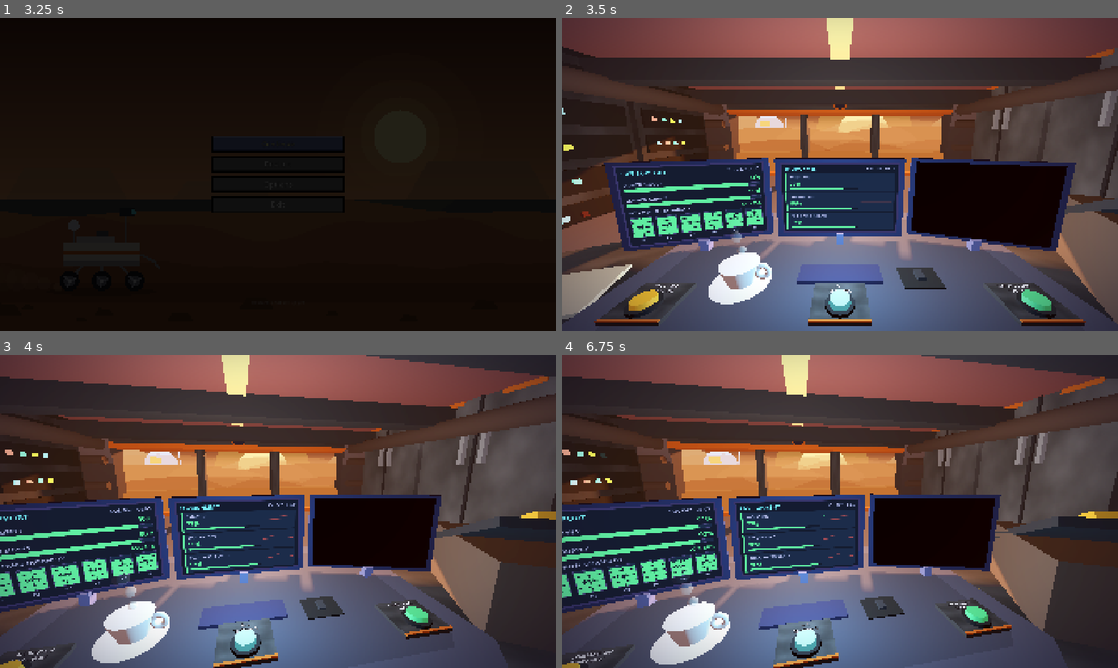
Above: before the commit, frames 1-4 (two rows, left to right).
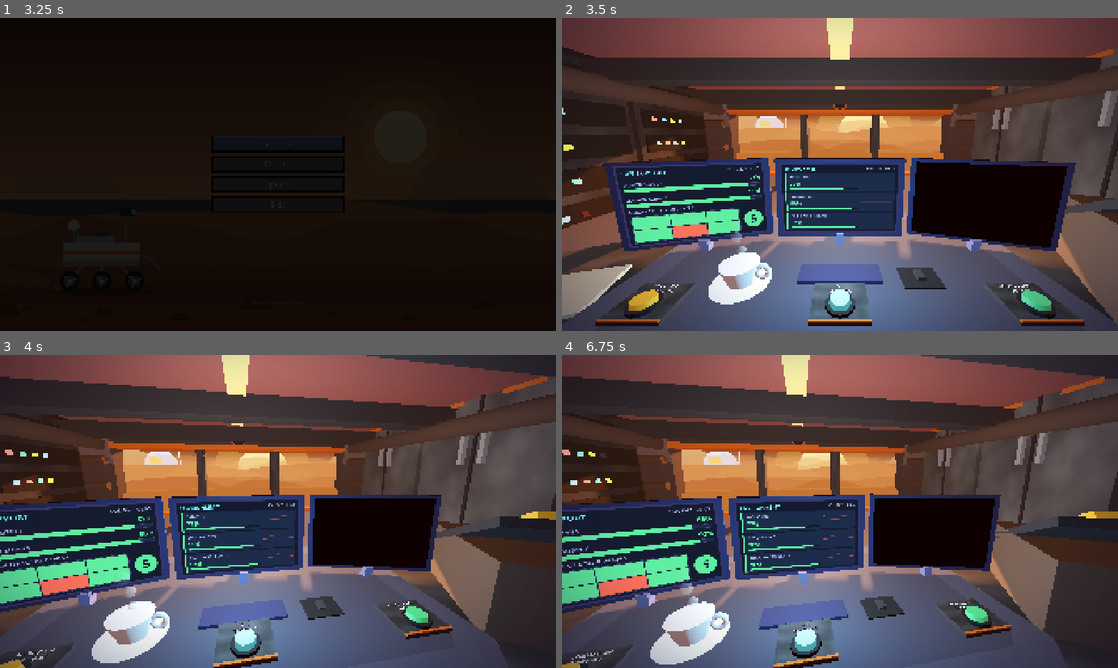
Above: after the commit, the same moments.

Repository: PolarLordStar/junior-astruonaut-mission-trainer
Game: Godot game, scene res://main_menu.tscn
Same seed, same stepped clock (60 frames per second), same inputs: the game is played once before the commit and once after it.
Inputs (mouse positions are in pixels of both pictures, inside the frame that each line leads up to):
- Up to frame 1 (3.25 s): click "Restart" at 0.5 s; click "Restart" at 1.25 s; click "Restart" at 2 s; click "Continue" at 2.75 s
- Up to frame 2 (3.5 s): no input
- Up to frame 3 (4 s): move the mouse to (400, 495) at 3.52 s; click (400, 495) at 3.67 s
- Up to frame 4 (6.75 s): move the mouse to (728, 527) at 4.27 s; click (728, 527) at 4.42 s; move the mouse to (895, 442) at 5.02 s; click (895, 442) at 5.17 s; move the mouse to (812, 574) at 5.77 s; click (812, 574) at 5.92 s; move the mouse to (1006, 558) at 6.52 s; click (1006, 558) at 6.67 s

Frame 1 is identical in both runs. In frame 2, 1.3% of the frame differs, in the area x 12-37%, y 50-73%; in frame 3, 1.7%; in frame 4, 1.8%, in the area x 0-29%, y 51-80%.

Commit message:
Solar monitor display

Diff:
--- a/main/game/room/scripts/ScreenUI.gd
+++ b/main/game/room/scripts/ScreenUI.gd
@@ -15,8 +15,12 @@
 ##   │   ├ Header (HBox): TitleLabel, ClockLabel
 ##   │   ├ PowerMeter   (StatusMeter instance, room/status_meter.tscn)
 ##   │   ├ OxygenMeter  (StatusMeter instance)
-##   │   ├ PanelsHeader (HBox): PanelsTitle, PanelsAvgLabel
-##   │   └ PanelCells (HBox): Panel1 ... Panel6 (SolarPanelCell instances, room/solar_panel_cell.tscn)
+##   │   ├ PanelsHeader (HBox): PanelsTitle
+##   │   └ PanelsRow (HBox)
+##   │     ├ GridBox (PanelContainer, the frame around the grid)
+##   │     │ └ PanelCells (GridContainer, 3 columns x 2 rows): Panel1 ... Panel6 (SolarPanelCell instances,
+##   │     │               room/solar_panel_cell.tscn; Panel1-3 are the top row, Panel4-6 the bottom row)
+##   │     └ CountCircle (Panel drawn as a circle): CountLabel   <- the number of working panels, 0-6
 ##   └ Frame (Panel, the blue border)
 
 # Shared colours and thresholds (also used by StatusMeter and SolarPanelCell).
@@ -32,18 +36,22 @@
 # Values pushed in by control_room.gd every frame.
 var power := 100.0
 var oxygen := 100.0
-var panels: Array[float] = [100.0, 100.0, 100.0, 100.0, 100.0, 100.0]
+var panels: Array[bool] = [true, true, true, true, true, true]   # true = that solar panel works
 var sol := 1
 var clock_s := 0.0
 
 @onready var clock_label: Label = %ClockLabel
 @onready var power_meter: StatusMeter = %PowerMeter
 @onready var oxygen_meter: StatusMeter = %OxygenMeter
-@onready var panels_avg_label: Label = %PanelsAvgLabel
+@onready var count_circle: Panel = %CountCircle
+@onready var count_label: Label = %CountLabel
 @onready var _cells: Array[Node] = %PanelCells.get_children()
 
+# "Local to Scene" in the .tscn, so the circle has its own copy to recolour.
+@onready var _circle_style := count_circle.get_theme_stylebox("panel") as StyleBoxFlat
 
-## Green at 70 % and above, amber (yellowish) 50-69 %, red below 50 %.
+
+## Green at 70 % and above, amber (yellowish) 50-69 %, red below 50 %. (Power and oxygen bars.)
 static func level_color(v: float) -> Color:
 	if v < 50.0:
 		return RED
@@ -52,16 +60,24 @@
 	return GREEN
 
 
+## Colour of the "number of working solar panels" circle: 0-2 red, 3-4 amber (yellowish), 5-6 green.
+static func count_color(working: int) -> Color:
+	if working <= 2:
+		return RED
+	if working <= 4:
+		return AMBER
+	return GREEN
+
+
 func _process(_delta: float) -> void:
 	clock_label.text = "SOL %03d · %02d:%02d" % [sol, int(clock_s / 3600.0), int(fmod(clock_s, 3600.0) / 60.0)]
 	power_meter.set_value(power)
 	oxygen_meter.set_value(oxygen)
-	var avg := 0.0
+	var working := 0
 	for i in _cells.size():
-		var v: float = panels[i] if i < panels.size() else 0.0
-		(_cells[i] as SolarPanelCell).set_value(v)
-	for p in panels:
-		avg += p
-	avg /= maxf(1.0, float(panels.size()))
-	panels_avg_label.text = "AVG %d%%" % roundi(avg)
-	panels_avg_label.add_theme_color_override("font_color", level_color(avg))
+		var ok: bool = panels[i] if i < panels.size() else false
+		(_cells[i] as SolarPanelCell).set_working(ok)
+		if ok:
+			working += 1
+	count_label.text = str(working)
+	_circle_style.bg_color = count_color(working)
--- a/main/game/room/scripts/power_sensor.gd
+++ b/main/game/room/scripts/power_sensor.gd
@@ -47,7 +47,8 @@
 	if _tick >= 0.25:
 		_tick = 0.0
 		_noise = randf_range(-1.2, 1.2)
-	var avg := _panels.value if _panels != null else 90.0
+	# the panels report how many of the 6 work (0-6); turn that into 0-100 for the power maths
+	var avg := (_panels.value / maxf(_panels.max_value, 0.01) * 100.0) if _panels != null else 90.0
 	var dust := _storm.dust_amt if _storm != null else 0.0
 	var sun := 1.0 - 0.55 * clampf(dust, 0.0, 1.0)
 	_base = move_toward(_base, (avg * 0.9 + 10.0) * sun, delta * 4.0)
--- a/main/game/room/scripts/solar_panel_cell.gd
+++ b/main/game/room/scripts/solar_panel_cell.gd
@@ -1,41 +1,14 @@
 class_name SolarPanelCell
-extends VBoxContainer
-## One solar panel on the Life Support monitor: a box that fills from the bottom, the % inside it
-## and the panel name (P1, P2 ...) under it. The border blinks red when the panel is below 25 %.
-## All the nodes are in room/solar_panel_cell.tscn; StatusScreen (ScreenUI.gd) feeds it with set_value().
-##
-## Node tree (room/solar_panel_cell.tscn):
-##   SolarPanelCell (VBox)
-##   ├ Cell (Control)
-##   │ ├ Bar (ProgressBar, fills bottom to top)
-##   │ ├ Grid (the solar-cell lines: Line1 .. Line3, LineV)
-##   │ ├ PercentLabel
-##   │ └ Frame (Panel, the border)
-##   └ NameLabel
+extends ColorRect
+## One solar panel on the Life Support monitor: a plain rectangle, green when the panel works
+## and red when it does not. Nothing else (no name, no number, no grid).
+## StatusScreen (ScreenUI.gd) feeds it with set_working(). The node is in room/solar_panel_cell.tscn.
 
-var value := 100.0
-
-@onready var percent_label: Label = %PercentLabel
-@onready var bar: ProgressBar = %Bar
-@onready var frame: Panel = %Frame
-
-# Both are "Local to Scene" in the .tscn, so every panel has its own copy to recolour.
-@onready var _fill := bar.get_theme_stylebox("fill") as StyleBoxFlat
-@onready var _frame_style := frame.get_theme_stylebox("panel") as StyleBoxFlat
-
-var _t := 0.0
+var working := true
 
 
-func set_value(v: float) -> void:
-	value = clampf(v, 0.0, 100.0)
-	bar.value = value
-	_fill.bg_color = ScreenUI.level_color(value)
-	percent_label.text = "%d%%" % roundi(value)
-	var text_col: Color = ScreenUI.BG if value > 55.0 else ScreenUI.WHITE
-	percent_label.add_theme_color_override("font_color", text_col)
-
-
-func _process(delta: float) -> void:
-	_t += delta
-	var alarm := value < 25.0 and sin(_t * 6.0) > -0.3
-	_frame_style.border_color = ScreenUI.RED if alarm else ScreenUI.DIM
+func set_working(on: bool) -> void:
+	working = on
+	var col := ScreenUI.GREEN if on else ScreenUI.RED
+	if color != col:
+		color = col
--- a/main/game/room/scripts/solar_panels_sensor.gd
+++ b/main/game/room/scripts/solar_panels_sensor.gd
@@ -1,18 +1,28 @@
 class_name SolarPanelsSensor
 extends Sensor
-## The 6 solar panels (Life Support monitor). "value" is the average durability.
-## Dust storms wear the panels down; some panels get hit harder than others.
-## FOR NASA DATA: call set_panels([96, 91, 88, 94, 79, 85]) with real numbers (Simulate off).
-## (A "Data" array here sets ALL panels to the same number.)
+## The 6 solar panels (Life Support monitor). Each panel is simply working or not working.
+## "value" is the number of working panels, 0-6 (shown in the number box on the monitor);
+## PowerSensor uses it too.
+## Dust storms break panels one at a time; some panels get hit harder than others.
+## A broken panel stays broken (nothing repairs it yet).
+## FOR NASA DATA (Simulate off): call set_panels([true, true, false, true, true, true]) (1 / 0 work too),
+## or set_value(4) to say "4 panels work" (the first 4 are shown as working).
+## (A "Data" array here is a list of working-panel counts.)
 
 # ===== EDIT THESE =====
 const ID := "panels"
-const LABEL := "SOLAR PANEL DURABILITY"
-const UNIT := "%"
-const PANEL_EXPOSURE := [1.2, 0.8, 1.0, 1.5, 0.6, 1.0]   # per-panel dust wear multiplier
+const LABEL := "NUMBER OF SOLAR PANELS"
+const UNIT := ""
+const PANEL_TOTAL := 6                                   # how many panels there are = the highest count
+const PANEL_EXPOSURE := [1.2, 0.8, 1.0, 1.5, 0.6, 1.0]  # per-panel dust wear multiplier
+# Wear per second of storm (times the storm level and the panel's exposure). A panel breaks
+# when its wear reaches 1.0. Raise these to make panels break faster.
+const WEAR_DUST_STORM := 0.0072
+const WEAR_DUST_DEVIL := 0.0036
 # ======================
 
-var panels: Array[float] = [96.0, 91.0, 88.0, 94.0, 79.0, 85.0]   # 0-100 %
+var panels: Array[bool] = [true, true, true, true, false, true]   # true = working
+var _wear: Array[float] = []   # damage building up on each panel; at 1.0 the panel breaks
 var _storm: StormSystem
 
 
@@ -21,13 +31,17 @@
 	label = LABEL
 	unit = UNIT
 	decimals = 0
+	min_value = 0.0
+	max_value = float(PANEL_TOTAL)
 	low_is_bad = true
-	warn_at = 50.0
-	danger_at = 25.0
+	warn_at = 5.0     # yellow below 5 (3-4 working)
+	danger_at = 3.0   # red below 3    (0-2 working)
 
 
 func _ready() -> void:
 	_storm = get_tree().get_first_node_in_group("storm") as StormSystem
+	_wear.resize(panels.size())
+	_wear.fill(0.0)
 	_recalc()
 
 
@@ -38,25 +52,35 @@
 
 func set_panels(list: Array) -> void:
 	for i in mini(list.size(), panels.size()):
-		panels[i] = float(list[i])
+		panels[i] = bool(list[i])
 	_recalc()
 
 
+## "v panels work": the first v are working, the rest are not.
 func set_value(v: float) -> void:
-	panels.fill(v)
+	var n := clampi(roundi(v), 0, panels.size())
+	for i in panels.size():
+		panels[i] = i < n
 	_recalc()
 
 
 func _recalc() -> void:
-	var avg := 0.0
+	var working := 0
 	for p in panels:
-		avg += p
-	value = avg / panels.size()
+		if p:
+			working += 1
+	value = float(working)
 
 
 func _simulate(delta: float) -> void:
 	if _storm != null and _storm.phase == 2 and _storm.kind.begins_with("DUST"):
-		var wear := (0.12 if _storm.kind == "DUST STORM" else 0.06) * _storm.level * delta
+		var pace := WEAR_DUST_STORM if _storm.kind == "DUST STORM" else WEAR_DUST_DEVIL
+		var wear := pace * _storm.level * delta
 		for i in panels.size():
-			panels[i] = maxf(5.0, panels[i] - wear * PANEL_EXPOSURE[i % PANEL_EXPOSURE.size()])
+			if not panels[i]:
+				continue
+			_wear[i] += wear * PANEL_EXPOSURE[i % PANEL_EXPOSURE.size()]
+			if _wear[i] >= 1.0:
+				_wear[i] = 0.0
+				panels[i] = false
 	_recalc()
--- a/main/game/room/solar_panel_cell.tscn
+++ b/main/game/room/solar_panel_cell.tscn
@@ -2,133 +2,9 @@
 
 [ext_resource type="Script" path="res://main/game/room/scripts/solar_panel_cell.gd" id="1_cell"]
 
-[sub_resource type="StyleBoxFlat" id="StyleBoxFlat_cell_bg"]
-bg_color = Color(0.0863, 0.1529, 0.2392, 1)
-
-[sub_resource type="StyleBoxFlat" id="StyleBoxFlat_cell_fill"]
-resource_local_to_scene = true
-bg_color = Color(0.2902, 0.8706, 0.5020, 1)
-
-[sub_resource type="StyleBoxFlat" id="StyleBoxFlat_cell_frame"]
-resource_local_to_scene = true
-bg_color = Color(0, 0, 0, 0)
-border_width_left = 2
-border_width_top = 2
-border_width_right = 2
-border_width_bottom = 2
-border_color = Color(0.2314, 0.2353, 0.4, 1)
-
-[node name="SolarPanelCell" type="VBoxContainer"]
+[node name="SolarPanelCell" type="ColorRect"]
+custom_minimum_size = Vector2(0, 24)
 size_flags_horizontal = 3
 size_flags_vertical = 3
-theme_override_constants/separation = 4
+color = Color(0.2902, 0.8706, 0.502, 1)
 script = ExtResource("1_cell")
-
-[node name="Cell" type="Control" parent="."]
-custom_minimum_size = Vector2(0, 90)
-layout_mode = 2
-size_flags_vertical = 3
-
-[node name="Bar" type="ProgressBar" parent="Cell"]
-unique_name_in_owner = true
-layout_mode = 1
-anchors_preset = 15
-anchor_right = 1.0
-anchor_bottom = 1.0
-grow_horizontal = 2
-grow_vertical = 2
-theme_override_styles/background = SubResource("StyleBoxFlat_cell_bg")
-theme_override_styles/fill = SubResource("StyleBoxFlat_cell_fill")
-value = 100.0
-fill_mode = 3
-show_percentage = false
-
-[node name="Grid" type="Control" parent="Cell"]
-layout_mode = 1
-anchors_preset = 15
-anchor_right = 1.0
-anchor_bottom = 1.0
-grow_horizontal = 2
-grow_vertical = 2
-mouse_filter = 2
-
-[node name="Line1" type="ColorRect" parent="Cell/Grid"]
-layout_mode = 1
-anchors_preset = -1
-anchor_top = 0.25
-anchor_right = 1.0
-anchor_bottom = 0.25
-offset_top = -1.0
-offset_bottom = 1.0
-grow_horizontal = 2
-mouse_filter = 2
-color = Color(0.0588, 0.1059, 0.1686, 1)
-
-[node name="Line2" type="ColorRect" parent="Cell/Grid"]
-layout_mode = 1
-anchors_preset = -1
-anchor_top = 0.5
-anchor_right = 1.0
-anchor_bottom = 0.5
-offset_top = -1.0
-offset_bottom = 1.0
-grow_horizontal = 2
-mouse_filter = 2
-color = Color(0.0588, 0.1059, 0.1686, 1)
-
-[node name="Line3" type="ColorRect" parent="Cell/Grid"]
-layout_mode = 1
-anchors_preset = -1
-anchor_top = 0.75
-anchor_right = 1.0
-anchor_bottom = 0.75
-offset_top = -1.0
-offset_bottom = 1.0
-grow_horizontal = 2
-mouse_filter = 2
-color = Color(0.0588, 0.1059, 0.1686, 1)
-
-[node name="LineV" type="ColorRect" parent="Cell/Grid"]
-layout_mode = 1
-anchors_preset = -1
-anchor_left = 0.5
-anchor_right = 0.5
-anchor_bottom = 1.0
-offset_left = -1.0
-offset_right = 1.0
-grow_vertical = 2
-mouse_filter = 2
-color = Color(0.0588, 0.1059, 0.1686, 1)
-
-[node name="PercentLabel" type="Label" parent="Cell"]
-unique_name_in_owner = true
-layout_mode = 1
-anchors_preset = 15
-anchor_right = 1.0
-anchor_bottom = 1.0
-grow_horizontal = 2
-grow_vertical = 2
-theme_override_colors/font_color = Color(0.9333, 0.9412, 1, 1)
-theme_override_font_sizes/font_size = 22
-text = "100%"
-horizontal_alignment = 1
-vertical_alignment = 1
-
-[node name="Frame" type="Panel" parent="Cell"]
-unique_name_in_owner = true
-layout_mode = 1
-anchors_preset = 15
-anchor_right = 1.0
-anchor_bottom = 1.0
-grow_horizontal = 2
-grow_vertical = 2
-mouse_filter = 2
-theme_override_styles/panel = SubResource("StyleBoxFlat_cell_frame")
-
-[node name="NameLabel" type="Label" parent="."]
-unique_name_in_owner = true
-layout_mode = 2
-theme_override_colors/font_color = Color(0.5490, 0.5804, 0.7843, 1)
-theme_override_font_sizes/font_size = 18
-text = "P1"
-horizontal_alignment = 1
--- a/main/game/room/status_screen.tscn
+++ b/main/game/room/status_screen.tscn
@@ -11,6 +11,27 @@
 border_width_right = 8
 border_width_bottom = 8
 border_color = Color(0.1765, 0.1804, 0.3333, 1)
+
+[sub_resource type="StyleBoxFlat" id="StyleBoxFlat_grid"]
+content_margin_left = 5.0
+content_margin_top = 5.0
+content_margin_right = 5.0
+content_margin_bottom = 5.0
+bg_color = Color(0.0863, 0.1529, 0.2392, 1)
+border_width_left = 2
+border_width_top = 2
+border_width_right = 2
+border_width_bottom = 2
+border_color = Color(0.2314, 0.2353, 0.4, 1)
+
+[sub_resource type="StyleBoxFlat" id="StyleBoxFlat_count"]
+resource_local_to_scene = true
+bg_color = Color(0.2902, 0.8706, 0.502, 1)
+corner_radius_top_left = 48
+corner_radius_top_right = 48
+corner_radius_bottom_right = 48
+corner_radius_bottom_left = 48
+corner_detail = 16
 
 [node name="StatusScreen" type="Control"]
 layout_mode = 3
@@ -85,56 +106,63 @@
 size_flags_horizontal = 3
 theme_override_colors/font_color = Color(0.5490, 0.5804, 0.7843, 1)
 theme_override_font_sizes/font_size = 20
-text = "SOLAR PANEL DURABILITY"
+text = "NUMBER OF SOLAR PANELS"
 
-[node name="PanelsAvgLabel" type="Label" parent="Margin/Layout/PanelsHeader"]
+[node name="PanelsRow" type="HBoxContainer" parent="Margin/Layout"]
+layout_mode = 2
+size_flags_vertical = 3
+theme_override_constants/separation = 20
+
+[node name="GridBox" type="PanelContainer" parent="Margin/Layout/PanelsRow"]
+layout_mode = 2
+size_flags_horizontal = 3
+theme_override_styles/panel = SubResource("StyleBoxFlat_grid")
+
+[node name="PanelCells" type="GridContainer" parent="Margin/Layout/PanelsRow/GridBox"]
 unique_name_in_owner = true
 layout_mode = 2
-theme_override_colors/font_color = Color(0.2902, 0.8706, 0.5020, 1)
-theme_override_font_sizes/font_size = 24
-text = "AVG 100%"
+theme_override_constants/h_separation = 4
+theme_override_constants/v_separation = 4
+columns = 3
 
-[node name="PanelCells" type="HBoxContainer" parent="Margin/Layout"]
-unique_name_in_owner = true
-layout_mode = 2
-size_flags_vertical = 3
-theme_override_constants/separation = 16
-
-[node name="Panel1" parent="Margin/Layout/PanelCells" instance=ExtResource("3_cell")]
+[node name="Panel1" parent="Margin/Layout/PanelsRow/GridBox/PanelCells" instance=ExtResource("3_cell")]
 layout_mode = 2
 
-[node name="NameLabel" parent="Margin/Layout/PanelCells/Panel1" index="1"]
-text = "P1"
-
-[node name="Panel2" parent="Margin/Layout/PanelCells" instance=ExtResource("3_cell")]
+[node name="Panel2" parent="Margin/Layout/PanelsRow/GridBox/PanelCells" instance=ExtResource("3_cell")]
 layout_mode = 2
 
-[node name="NameLabel" parent="Margin/Layout/PanelCells/Panel2" index="1"]
-text = "P2"
-
-[node name="Panel3" parent="Margin/Layout/PanelCells" instance=ExtResource("3_cell")]
+[node name="Panel3" parent="Margin/Layout/PanelsRow/GridBox/PanelCells" instance=ExtResource("3_cell")]
 layout_mode = 2
 
-[node name="NameLabel" parent="Margin/Layout/PanelCells/Panel3" index="1"]
-text = "P3"
-
-[node name="Panel4" parent="Margin/Layout/PanelCells" instance=ExtResource("3_cell")]
+[node name="Panel4" parent="Margin/Layout/PanelsRow/GridBox/PanelCells" instance=ExtResource("3_cell")]
 layout_mode = 2
 
-[node name="NameLabel" parent="Margin/Layout/PanelCells/Panel4" index="1"]
-text = "P4"
-
-[node name="Panel5" parent="Margin/Layout/PanelCells" instance=ExtResource("3_cell")]
+[node name="Panel5" parent="Margin/Layout/PanelsRow/GridBox/PanelCells" instance=ExtResource("3_cell")]
 layout_mode = 2
 
-[node name="NameLabel" parent="Margin/Layout/PanelCells/Panel5" index="1"]
-text = "P5"
-
-[node name="Panel6" parent="Margin/Layout/PanelCells" instance=ExtResource("3_cell")]
+[node name="Panel6" parent="Margin/Layout/PanelsRow/GridBox/PanelCells" instance=ExtResource("3_cell")]
 layout_mode = 2
 
-[node name="NameLabel" parent="Margin/Layout/PanelCells/Panel6" index="1"]
-text = "P6"
+[node name="CountCircle" type="Panel" parent="Margin/Layout/PanelsRow"]
+unique_name_in_owner = true
+custom_minimum_size = Vector2(96, 96)
+layout_mode = 2
+size_flags_vertical = 4
+theme_override_styles/panel = SubResource("StyleBoxFlat_count")
+
+[node name="CountLabel" type="Label" parent="Margin/Layout/PanelsRow/CountCircle"]
+unique_name_in_owner = true
+layout_mode = 1
+anchors_preset = 15
+anchor_right = 1.0
+anchor_bottom = 1.0
+grow_horizontal = 2
+grow_vertical = 2
+theme_override_colors/font_color = Color(0.0588, 0.1059, 0.1686, 1)
+theme_override_font_sizes/font_size = 56
+text = "6"
+horizontal_alignment = 1
+vertical_alignment = 1
 
 [node name="Frame" type="Panel" parent="."]
 layout_mode = 1
